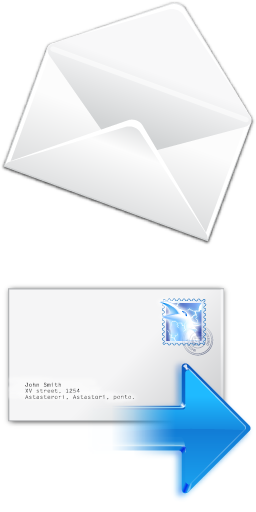
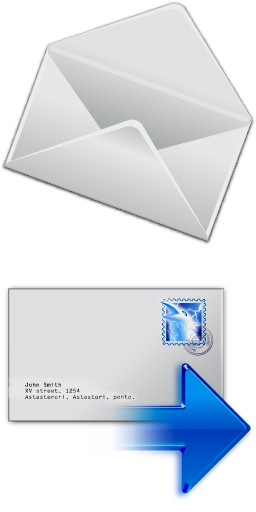
Two versions of the same layered image (256×512). Layer-by-layer changes:
moved "mail_generic-256.png" above "Clipboard", painted on it over 3, 2, 252, 242
painted on "Clipboard" over 8, 288, 251, 500
